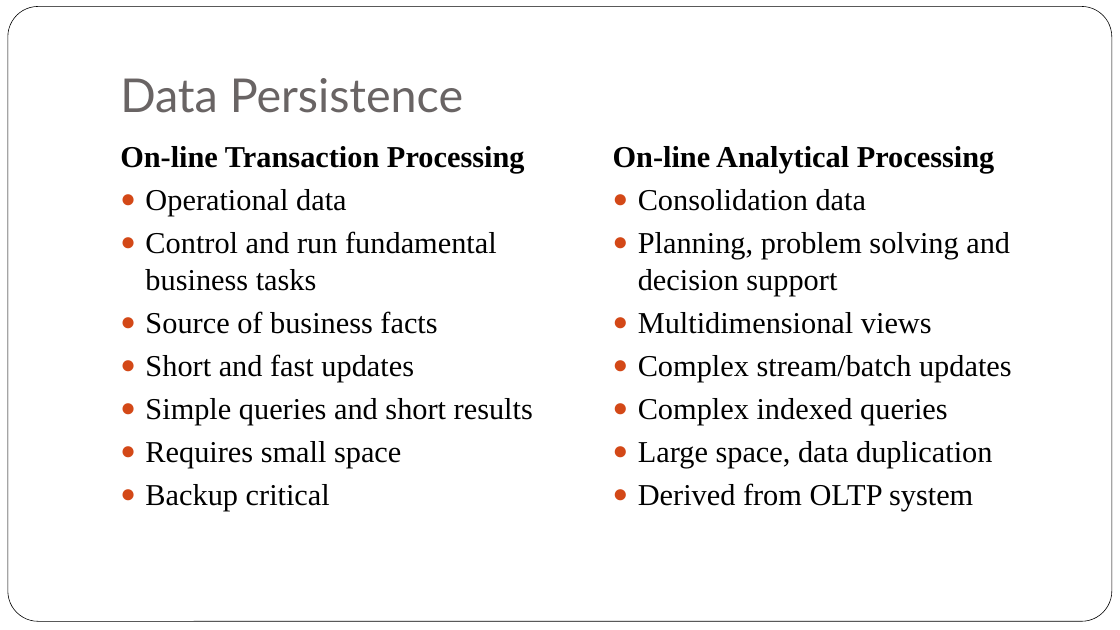
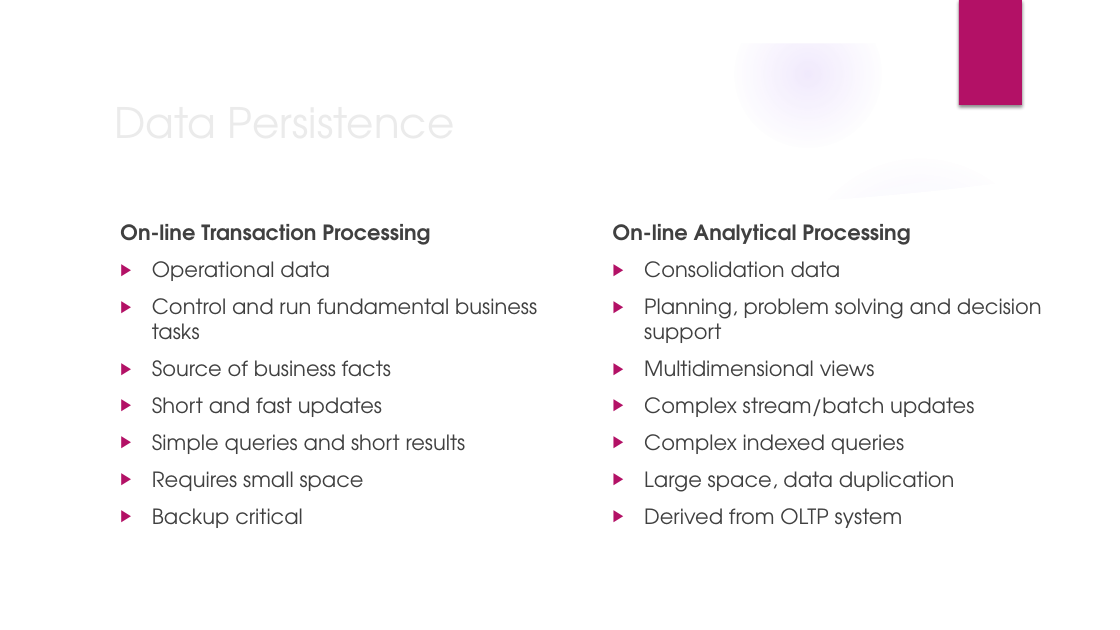
Before and after one commit to iskandersierra/DevSharp, a slide deck: slide 12 of Docs/Distributed Architecture.pptx. Drawn at 1120x630 pixels with LibreOffice and Linux fonts; fonts in the diff are those of the drawing; background and template pictures are left out. Boxes give left, top, right and bottom in pixels: in the first picture for what was removed or moved away, otherwise in the second. Text is boxed around its words. In the diff, an @@ line names an element or a change of style, - is before the commit and + after.

```diff
--- a/Docs/Distributed Architecture.pptx
+++ b/Docs/Distributed Architecture.pptx
@@ group added at <box>0,0,1120,630</box>: 5 ellipses, 3 freeform shapes @@
@@ rounded rectangle removed at <box>8,7,1112,622</box> @@
@@ rectangle added at <box>959,0,1022,105</box>, fill #B31166 @@
@@ title "Data Persistence": place and size @@
-title "Data Persistence" at <box>120,78,463,113</box>
+title "Data Persistence" at <box>106,89,911,154</box>
@@ title "Data Persistence" at <box>106,89,911,154</box>: size 40 to 36 pt, font Lato to TeX Gyre Adventor, text colour #696464 to #EBEBEB; vertical alignment bottom to middle @@
@@ text "On-line Transaction Processing" at <box>120,224,537,528</box>: size 26 to 18 pt, font Times New Roman to TeX Gyre Adventor, text colour #000000 to #404040; more space between paragraphs; bullet ● to ▶; bullet colour #D34817 to #B31166 @@
@@ text "On-line Transaction Processing": place and size @@
-text "On-line Transaction Processing" at <box>120,146,533,512</box>
+text "On-line Transaction Processing" at <box>120,224,537,528</box>
@@ text "On-line Analytical Processing": place and size @@
-text "On-line Analytical Processing" at <box>613,146,1012,512</box>
+text "On-line Analytical Processing" at <box>613,224,1042,528</box>
@@ text "On-line Analytical Processing" at <box>613,224,1042,528</box>: size 26 to 18 pt, font Times New Roman to TeX Gyre Adventor, text colour #000000 to #404040; more space between paragraphs; bullet ● to ▶; bullet colour #D34817 to #B31166 @@
```
Also in this commit, not shown: 21 other slides changed, 1 slide removed.
